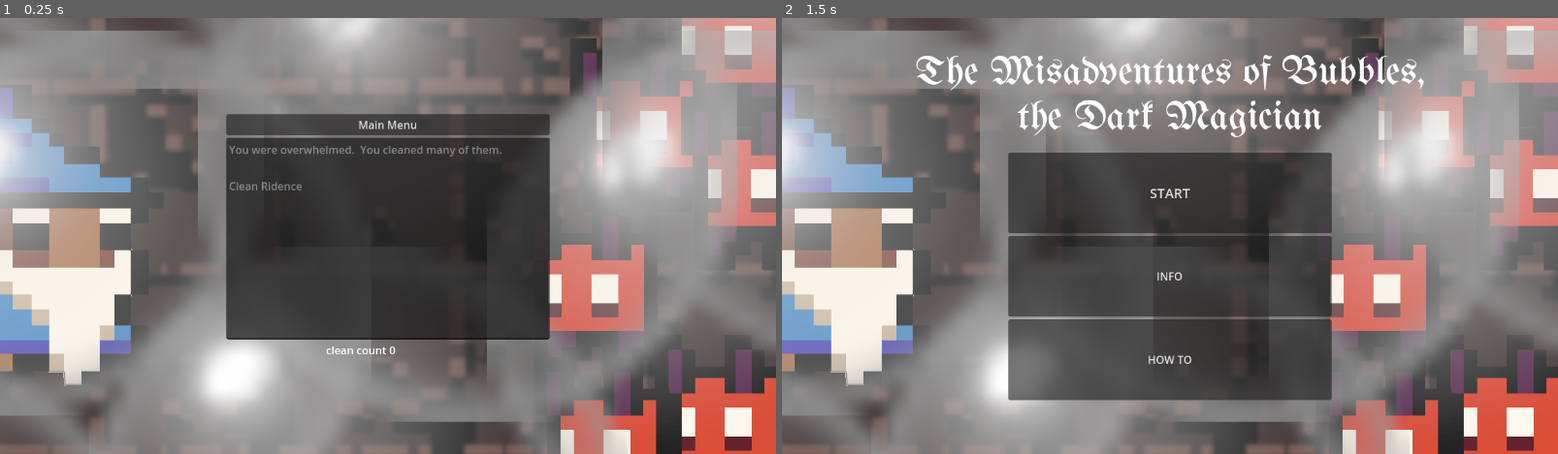
Above: before the commit, frames 1-2 (left to right).
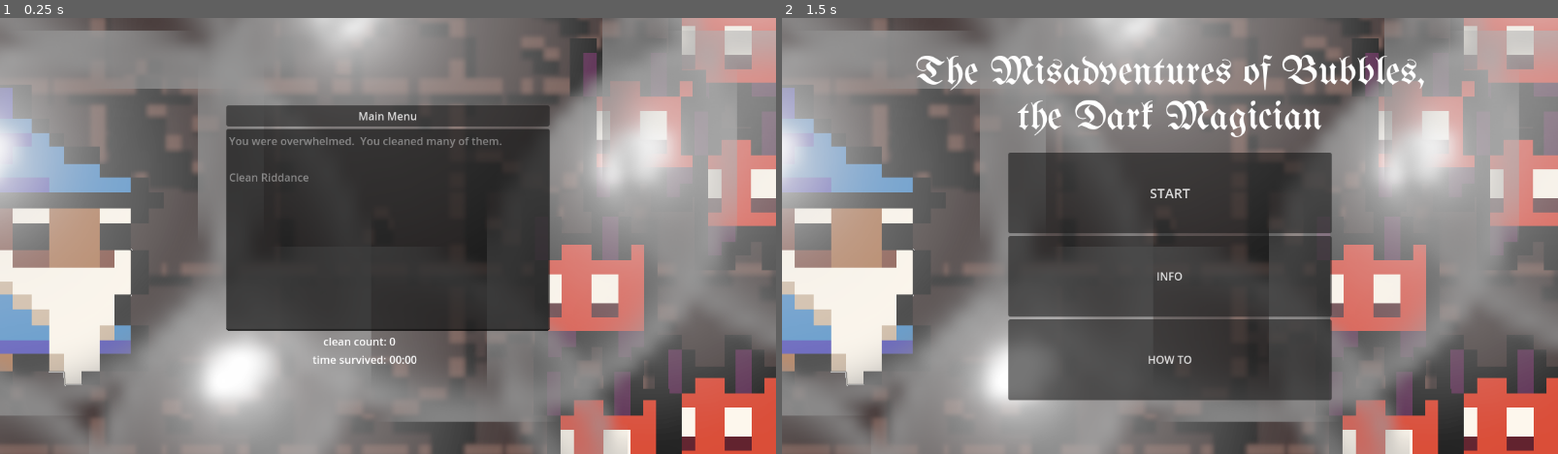
Above: after the commit, the same moments.

Repository: GianiStatie/GGJ-2025
Game: Godot game, scene res://menu/end.tscn
Two runs of this game, one before a commit and one after it. Both use one fixed random seed, a clock stepped at 60 frames per second and the inputs below. This scene is started directly instead of the project's main scene. The engine's default icon, where the game draws it, is replaced by a stand-in: a white triangle on a blue panel in a dark square. Sound files missing from this copy of the repository are replaced by a short silence.
Inputs (mouse positions are in pixels of both pictures, inside the frame that each line leads up to):
- Up to frame 1 (0.25 s): no input
- Up to frame 2 (1.5 s): tap Enter (ui_accept) at 0.5, 0.77 s; move the mouse to (1340, 214) at 0.52 s; tap A (a) at 0.6 s; tap D (d) at 0.8 s; click "Main Menu" at 1.25 s

The runs differ from the first frame. In frame 1, 3.3% of the frame differs, in the area x 29-71%, y 20-80%; in frame 2, nothing differs.

Commit message:
UI change

Diff:
--- a/enemies/spawner.gd
+++ b/enemies/spawner.gd
@@ -72,6 +72,7 @@
 func _set_difficulty(enemy: Node2D) -> float:
 	var currentTime = Time.get_ticks_msec()
 	var elapsedSeconds = (currentTime - startTime) / 1000
+	GameState.session_time = elapsedSeconds
 
 	# every difficultyJumpSeconds increase difficulty by 10%
 	var baseDifficultyMultiplier = floor(elapsedSeconds / difficultyJumpSeconds) * 0.1 + 1
--- a/menu/end.gd
+++ b/menu/end.gd
@@ -3,9 +3,14 @@
 var scene = load("res://menu/main_menu.tscn")
 # Called when the node enters the scene tree for the first time.
 func _ready() -> void:
-	$VBoxContainer/HBoxContainer/clean_count.text=str(GameState.kill_count)
+	$VBoxContainer/VBoxContainer/HBoxContainer/clean_count.text=str(GameState.kill_count)
+	$VBoxContainer/VBoxContainer/HBoxContainer2/time_survived.text=format_time(GameState.session_time)
 	pass # Replace with function body.
 
+func format_time(total_seconds: int) -> String:
+	var minutes = total_seconds / 60.0
+	var seconds = total_seconds % 60# We want to display two digits for milliseconds
+	return "%02d:%02d"%[minutes, seconds]
 
 # Called every frame. 'delta' is the elapsed time since the previous frame.
 func _process(delta: float) -> void:
--- a/menu/end.tscn
+++ b/menu/end.tscn
@@ -47,20 +47,36 @@
 layout_mode = 2
 text = "You were overwhelmed.  You cleaned many of them.
 
-Clean Ridence"
+Clean Riddance"
 editable = false
 wrap_mode = 1
 
-[node name="HBoxContainer" type="HBoxContainer" parent="VBoxContainer"]
+[node name="VBoxContainer" type="VBoxContainer" parent="VBoxContainer"]
 layout_mode = 2
 
-[node name="Label" type="Label" parent="VBoxContainer/HBoxContainer"]
+[node name="HBoxContainer" type="HBoxContainer" parent="VBoxContainer/VBoxContainer"]
+layout_mode = 2
+
+[node name="Label" type="Label" parent="VBoxContainer/VBoxContainer/HBoxContainer"]
 layout_mode = 2
 size_flags_horizontal = 3
-text = "clean count"
+text = "clean count:"
 horizontal_alignment = 2
 
-[node name="clean_count" type="Label" parent="VBoxContainer/HBoxContainer"]
+[node name="clean_count" type="Label" parent="VBoxContainer/VBoxContainer/HBoxContainer"]
+layout_mode = 2
+size_flags_horizontal = 3
+
+[node name="HBoxContainer2" type="HBoxContainer" parent="VBoxContainer/VBoxContainer"]
+layout_mode = 2
+
+[node name="Label2" type="Label" parent="VBoxContainer/VBoxContainer/HBoxContainer2"]
+layout_mode = 2
+size_flags_horizontal = 3
+text = "time survived:"
+horizontal_alignment = 2
+
+[node name="time_survived" type="Label" parent="VBoxContainer/VBoxContainer/HBoxContainer2"]
 layout_mode = 2
 size_flags_horizontal = 3
 
--- a/singletons/GameState.gd
+++ b/singletons/GameState.gd
@@ -6,3 +6,4 @@
 var nuke_time = 0.0
 var pc_dash_time=0.0
 var pc_hp=0
+var session_time = 0
Not shown: 1 places in menu/end.tscn that only renumber resources
